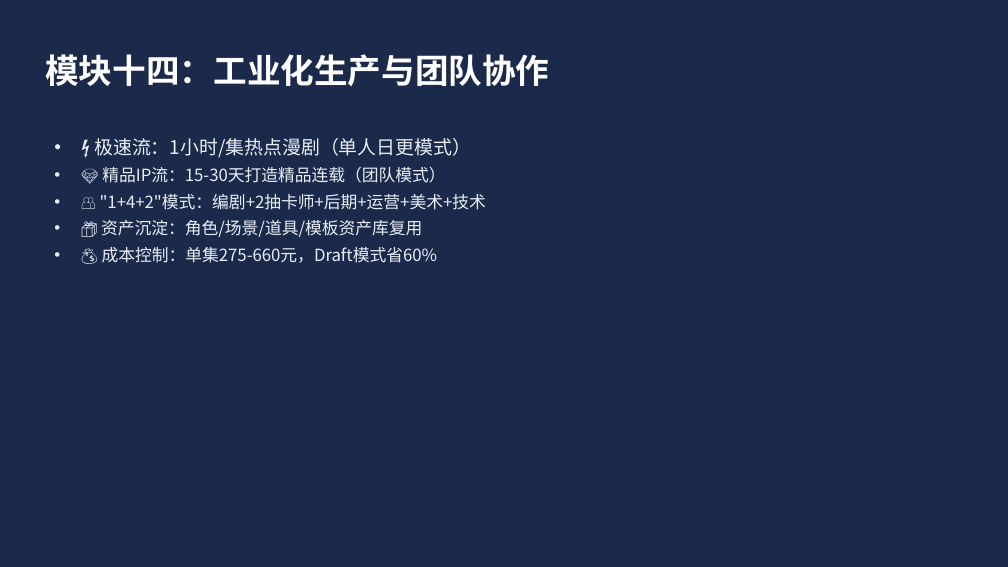
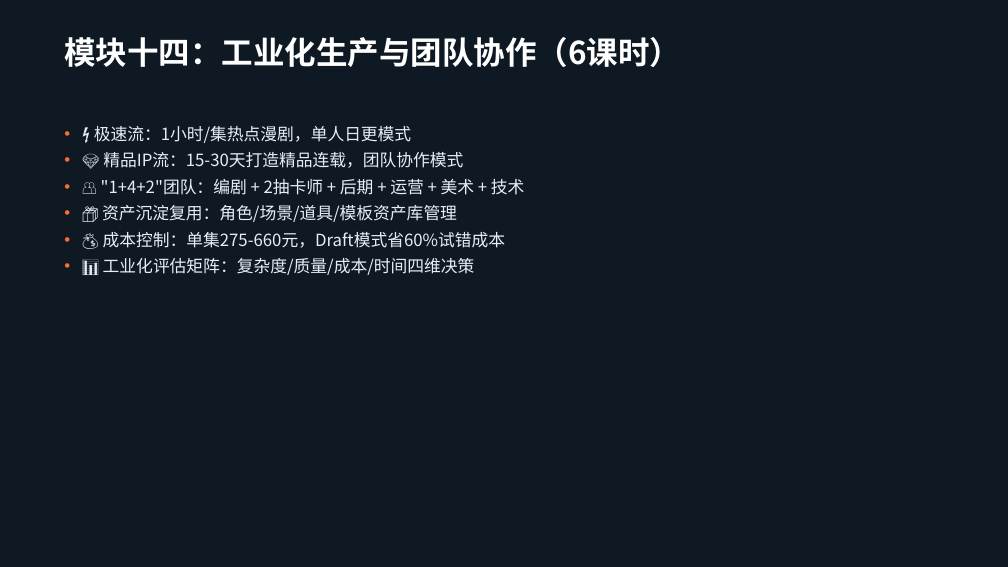
Before and after one commit to lichangjiang932-ship-it/ai-video-class, a slide deck: slide 31 of AI漫剧制作课程/AI漫剧制作全流程课程-2026版.pptx (slide 16 before the commit). Drawn at 1008x567 pixels with LibreOffice and Linux fonts; fonts in the diff are those of the drawing. Boxes give left, top, right and bottom in pixels: in the first picture for what was removed or moved away, otherwise in the second. Text is boxed around its words. In the diff, an @@ line names an element or a change of style, - is before the commit and + after.

Commit message:
升级PPT至42页精美版：深色主题+模块分节页+双栏布局+数据表格

```diff
--- a/AI漫剧制作课程/AI漫剧制作全流程课程-2026版.pptx
+++ b/AI漫剧制作课程/AI漫剧制作全流程课程-2026版.pptx
@@ background #1B2A4A to #0F1923 @@
@@ rectangle added at [0, 0, 1008, 7], fill #FF6B35 @@
@@ rectangle added at [0, 7, 1008, 98], fill #1A2A3A @@
@@ text at [64, 37, 681, 67]: text changed; size 32 to 30 pt @@
-模块十四：工业化生产与团队协作
+模块十四：工业化生产与团队协作（6课时）
@@ rectangle: place and size @@
-rectangle at [38, 117, 187, 121]
+rectangle at [57, 102, 222, 102]
@@ rectangle at [57, 102, 222, 102]: fill #FF6B35 to none; outline none to #FF6B35 3.94 pt @@
@@ text at [94, 126, 525, 275]: text changed @@
-• ⚡ 极速流：1小时/集热点漫剧（单人日更模式）
-• 💎 精品IP流：15-30天打造精品连载（团队模式）
-• 👥 "1+4+2"模式：编剧+2抽卡师+后期+运营+美术+技术
-• 📦 资产沉淀：角色/场景/道具/模板资产库复用
-• 💰 成本控制：单集275-660元，Draft模式省60%
+• ⚡ 极速流：1小时/集热点漫剧，单人日更模式
+• 💎 精品IP流：15-30天打造精品连载，团队协作模式
+• 👥 "1+4+2"团队：编剧 + 2抽卡师 + 后期 + 运营 + 美术 + 技术
+• 📦 资产沉淀复用：角色/场景/道具/模板资产库管理
+• 💰 成本控制：单集275-660元，Draft模式省60%试错成本
+• 📊 工业化评估矩阵：复杂度/质量/成本/时间四维决策
@@ rectangle added at [0, 551, 1008, 567], fill #1A2A3A @@
```
Also in this commit, not shown: 20 other slides changed, 21 slides added, 2 slides removed, 1 other file.
